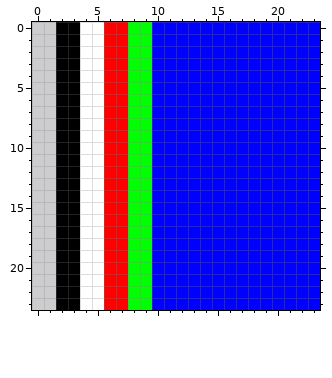
Edited in one commit: pixel-art file (bmp/aseprite/indexed-4bpp-24-24.aseprite). That is the earlier state.
24x24 pixels, 1 frame.
Now the later version:
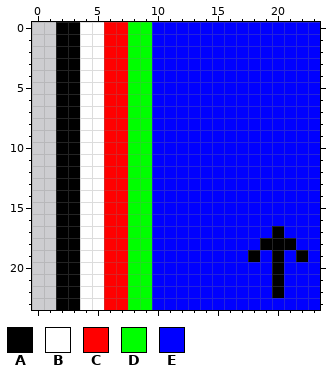
Palette (. is transparent): A #000000  B #ffffff  C #ff0000  D #00ff00  E #0000ff
The edit:
Changed rows in their new state; - is an unchanged pixel.
first column x 18:
17 --A--
18 -AAA-
19 A-A-A
20 --A--
21 --A--
22 --A--
